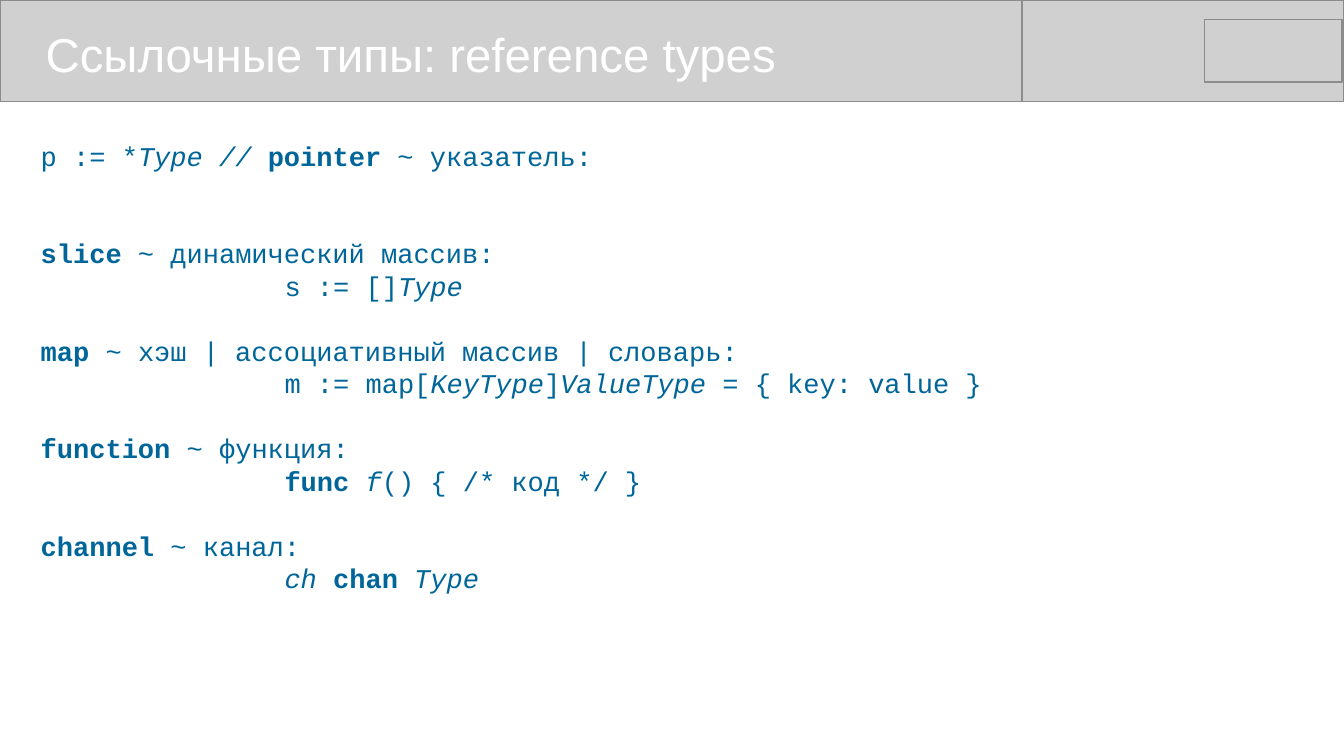
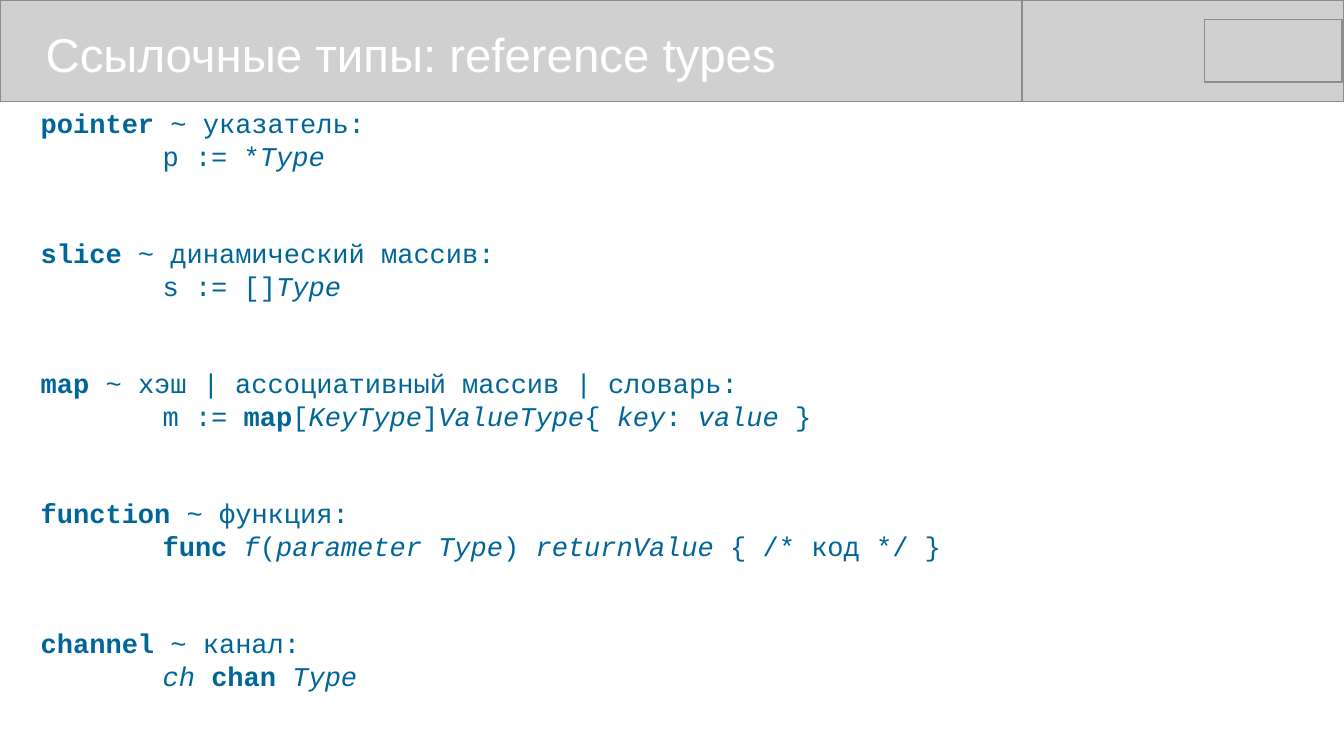
Before and after one commit to mike-shock/Go_language, a slide deck: slide 23 of Go_Review.odp. Drawn at 1344x756 pixels with LibreOffice and Linux fonts; fonts in the diff are those of the drawing; grey boxes stand for pictures. Boxes give left, top, right and bottom in pixels: in the first picture for what was removed or moved away, otherwise in the second. Text is boxed around its words. In the diff, an @@ line names an element or a change of style, - is before the commit and + after.

```diff
--- a/Go_Review.odp
+++ b/Go_Review.odp
@@ text at (41, 114, 365, 172): text changed @@
-p := *Type // pointer ~ указатель:
+pointer ~ указатель:
+p := *Type
@@ text at (163, 407, 779, 432): text changed; italic on @@
-m := map[KeyType]ValueType = { key: value }
+m := map[KeyType]ValueType{ key: value }
@@ text at (163, 537, 860, 562): text changed; italic on @@
-func f() { /* код */ }
+func f(parameter Type) returnValue { /* код */ }
```
Also in this commit, not shown: 13 other slides changed, 2 slides added, 2 other files.
